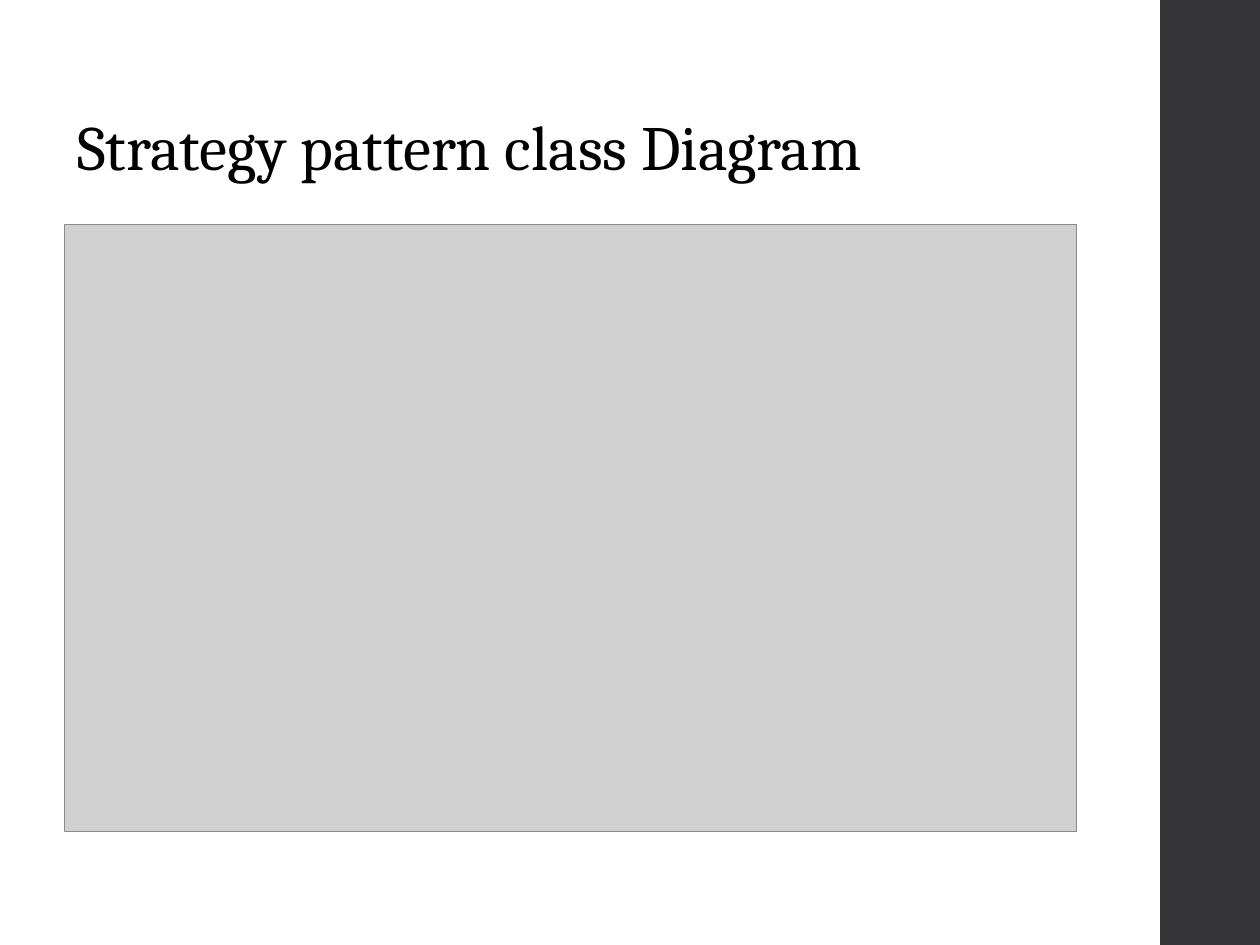
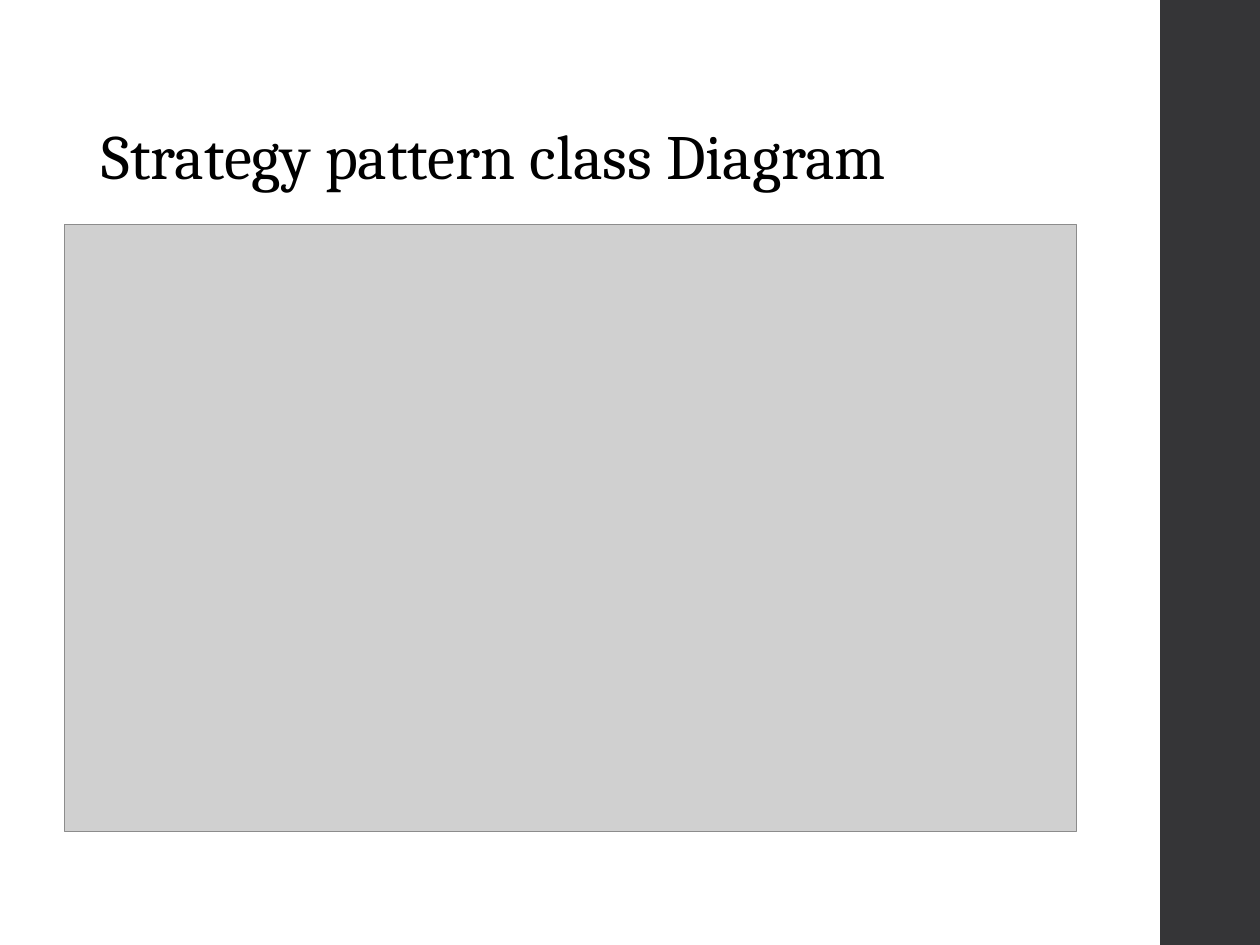
Before and after one commit to chenghao1983/VMCS_CA_PT4, a slide deck: slide 9 of PT4- Presentation - 01-09-2016.ppt. Drawn at 1260x945 pixels with LibreOffice and Linux fonts; fonts in the diff are those of the drawing; grey boxes stand for pictures. Boxes give left, top, right and bottom in pixels: in the first picture for what was removed or moved away, otherwise in the second. Text is boxed around its words. In the diff, an @@ line names an element or a change of style, - is before the commit and + after.

Commit message:
- updated layout

```diff
--- a/PT4- Presentation - 01-09-2016.ppt
+++ b/PT4- Presentation - 01-09-2016.ppt
@@ title "Strategy pattern class Diagram": place and size @@
-title "Strategy pattern class Diagram" at (77,126,861,184)
+title "Strategy pattern class Diagram" at (102,135,886,193)
```
Also in this commit, not shown: 9 other slides changed, 1 slide added, 1 slide removed.
